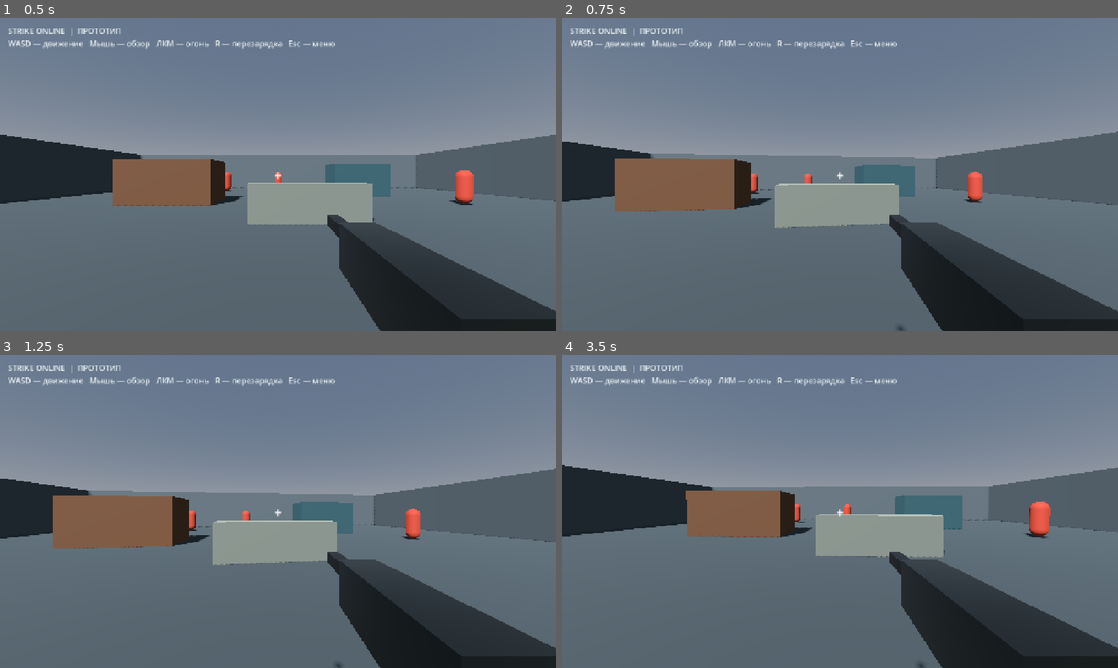
Above: before the commit, frames 1-4 (two rows, left to right).
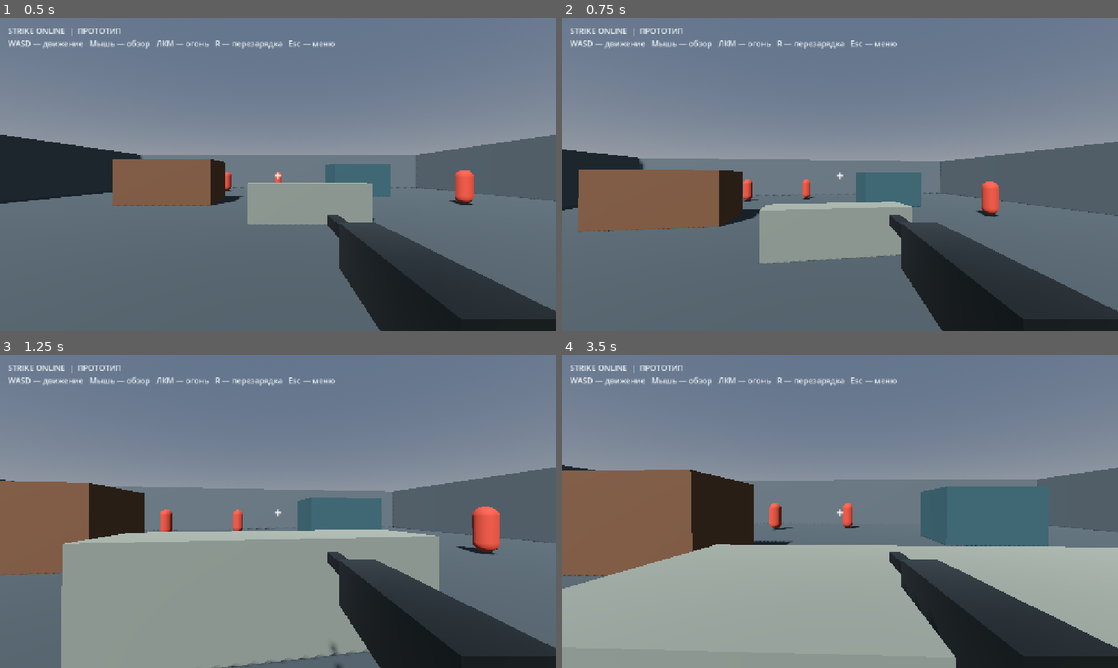
Above: after the commit, the same moments.

Repository: a89526425040-creator/StrikeOnline
Game: Godot game, scene res://scenes/main.tscn
Same seed, same stepped clock (60 frames per second), same inputs: the game is played once before the commit and once after it.
Inputs (mouse positions are in pixels of both pictures, inside the frame that each line leads up to):
- Up to frame 1 (0.5 s): no input
- Up to frame 2 (0.75 s): tap Enter at 0.5 s; move the mouse to (867, 174) at 0.52 s; hold W (move_forward, bound only after the commit) from 0.53 s (still down); tap Space (jump, bound only after the commit) at 0.6 s; click (867, 174) at 0.67 s
- Up to frame 3 (1.25 s): keep holding W (move_forward, bound only after the commit); tap Space (jump, bound only after the commit) at 0.77, 1.07 s
- Up to frame 4 (3.5 s): keep holding W (move_forward, bound only after the commit); move the mouse to (812, 511) at 1.27 s; tap R at 1.35, 2.85 s; tap Space (jump, bound only after the commit) at 1.52, 1.55, 1.82, 2.1, 2.75, 3.02, 3.05, 3.32 s; move the mouse to (851, 505) at 2.02 s; move the mouse to (834, 517) at 2.77 s; click (834, 517) at 2.92 s

Frame 1 is identical in both runs. In frame 2, 12% of the frame differs, in the area x 0-100%, y 36-100%; in frame 3, 31%; in frame 4, 46%.

Commit message:
Define FPS movement input actions

Diff:
--- a/scripts/player.gd
+++ b/scripts/player.gd
@@ -15,9 +15,24 @@
 var ray: RayCast3D
 
 func _ready() -> void:
+	_setup_input()
 	_add_collision()
 	_add_camera_and_weapon()
 	Input.mouse_mode = Input.MOUSE_MODE_CAPTURED
+
+func _setup_input() -> void:
+	_add_key_action("move_forward", KEY_W)
+	_add_key_action("move_back", KEY_S)
+	_add_key_action("move_left", KEY_A)
+	_add_key_action("move_right", KEY_D)
+	_add_key_action("jump", KEY_SPACE)
+
+func _add_key_action(action_name: String, key: Key) -> void:
+	if not InputMap.has_action(action_name):
+		InputMap.add_action(action_name)
+	var event := InputEventKey.new()
+	event.physical_keycode = key
+	InputMap.action_add_event(action_name, event)
 
 func _add_collision() -> void:
 	var shape := CapsuleShape3D.new()
